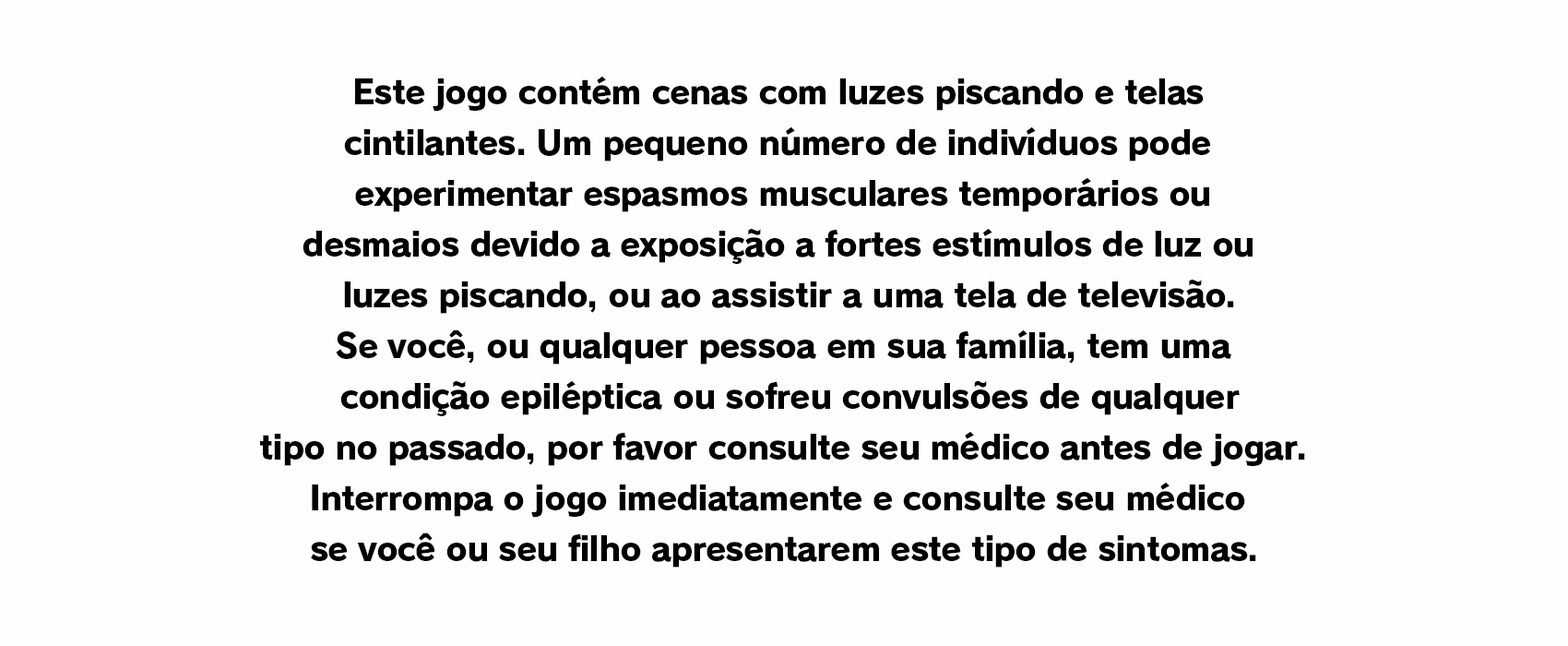
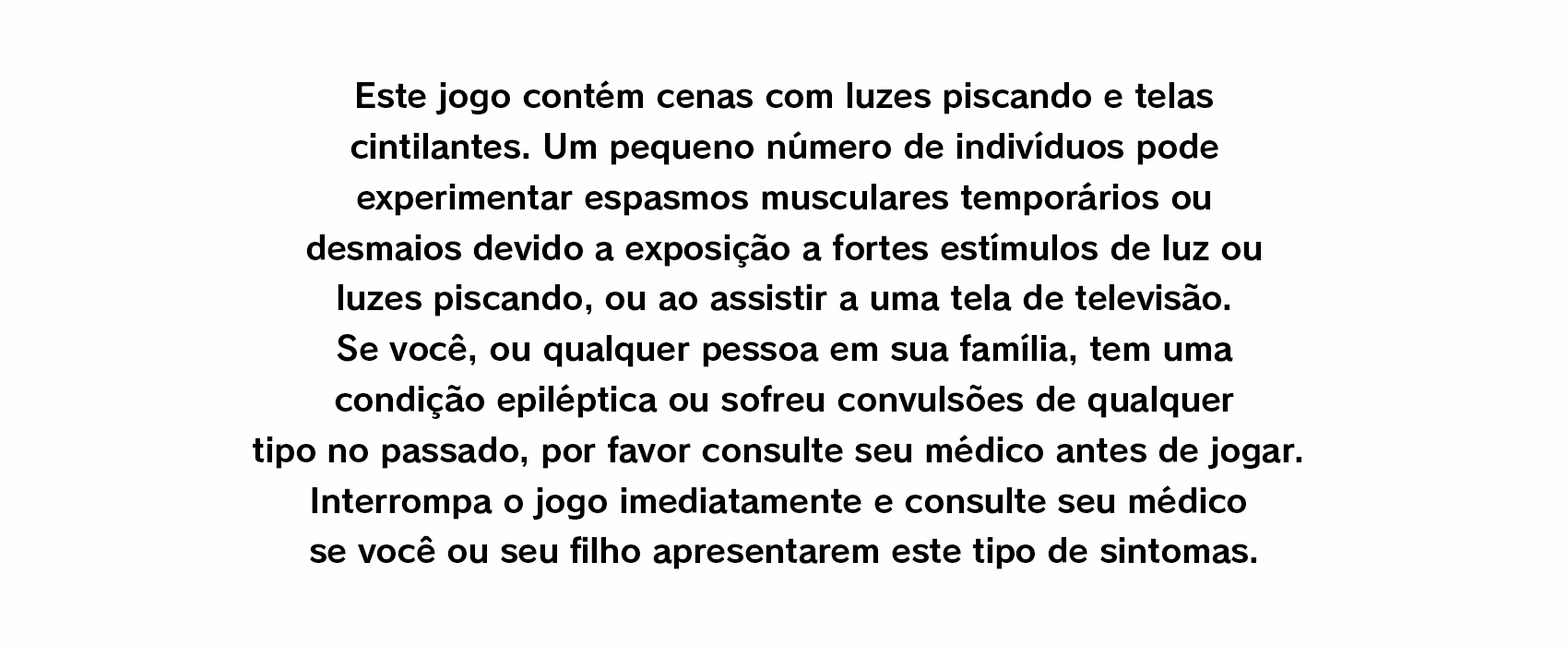
Revision of a layered 1568x646 image; what changed, layer by layer:
added group "PT V2 Centralizado" with 1 layers above "PT V2" over [252,80,1302,570]
added layer "Este jogo contém cenas com luzes piscando e telas cintilantes." (1st of 2, in "PT V2 Centralizado") in group "PT V2 Centralizado" over [252,80,1302,570]
renamed "Agrupar 1 copiar 3" to "PT FIX", hid the group it (10 layers) over [260,75,1306,568]
renamed "Camada 2" to "Clean", painted on it over [252,75,1306,570]
renamed "Camada 1" to "Original", hid it over [252,75,1306,570]
